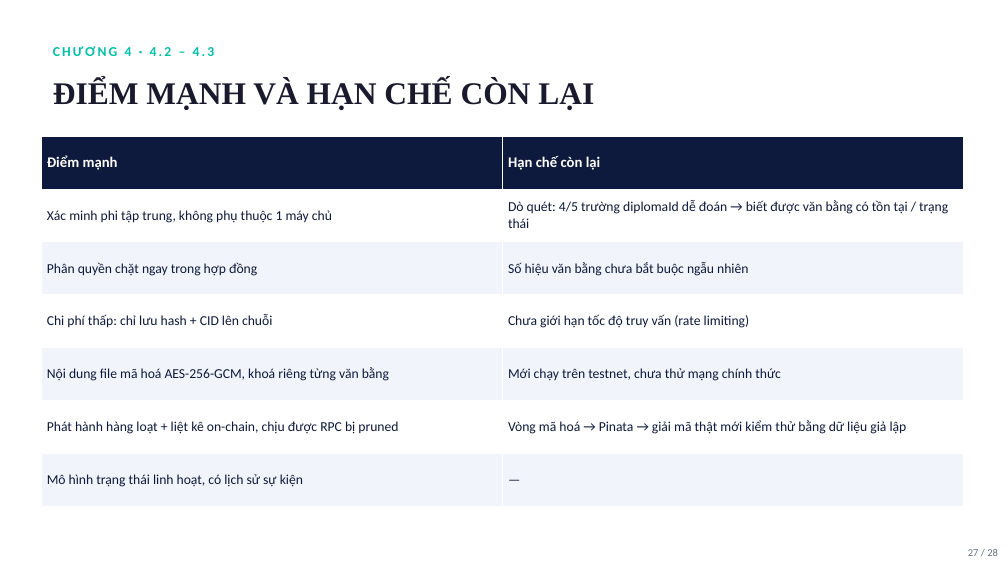
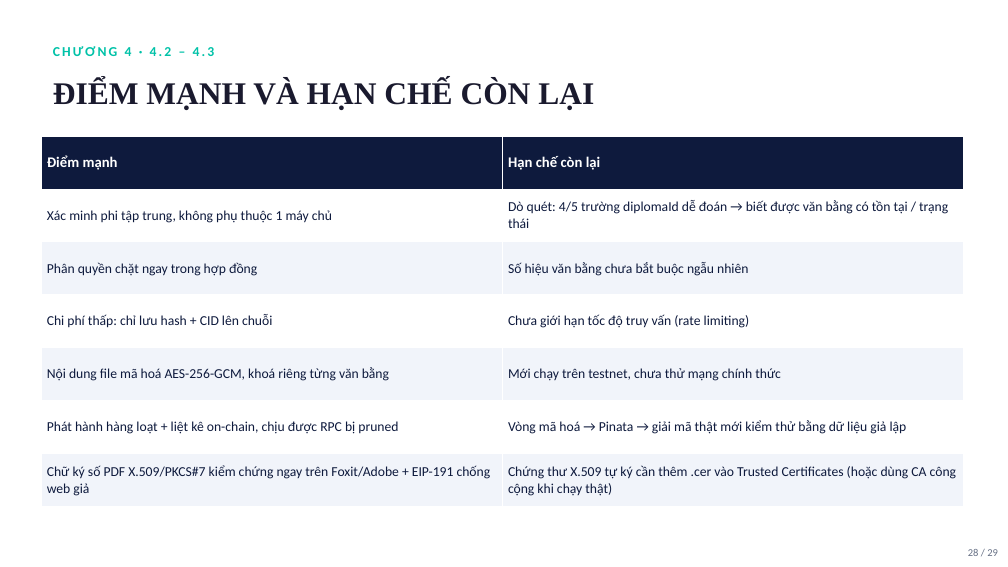
Before and after one commit to 2312792-debug/DoAn, a slide deck: slide 29 of file/Thuyet_Trinh_He_Thong_Xac_Thuc_Van_Bang_NopBai.pptx (slide 28 before the commit). Drawn at 1008x567 pixels with LibreOffice and Linux fonts; fonts in the diff are those of the drawing. Boxes give left, top, right and bottom in pixels: in the first picture for what was removed or moved away, otherwise in the second. Text is boxed around its words. In the diff, an @@ line names an element or a change of style, - is before the commit and + after.

```diff
--- a/file/Thuyet_Trinh_He_Thong_Xac_Thuc_Van_Bang_NopBai.pptx
+++ b/file/Thuyet_Trinh_He_Thong_Xac_Thuc_Van_Bang_NopBai.pptx
@@ table at box(42, 136, 964, 507) @@
-row 7, column 1: Mô hình trạng thái linh hoạt, có lịch sử sự kiện
+row 7, column 1: Chữ ký số PDF X.509/PKCS#7 kiểm chứng ngay trên Foxit/Adobe + EIP-191 chống web giả
-row 7, column 2: —
+row 7, column 2: Chứng thư X.509 tự ký cần thêm .cer vào Trusted Certificates (hoặc dùng CA công cộng khi chạy thật)
@@ text at box(968, 549, 998, 556): text changed @@
-27 / 28
+28 / 29
```
Also in this commit, not shown: 25 other slides changed, 1 slide added, 3 other files.
